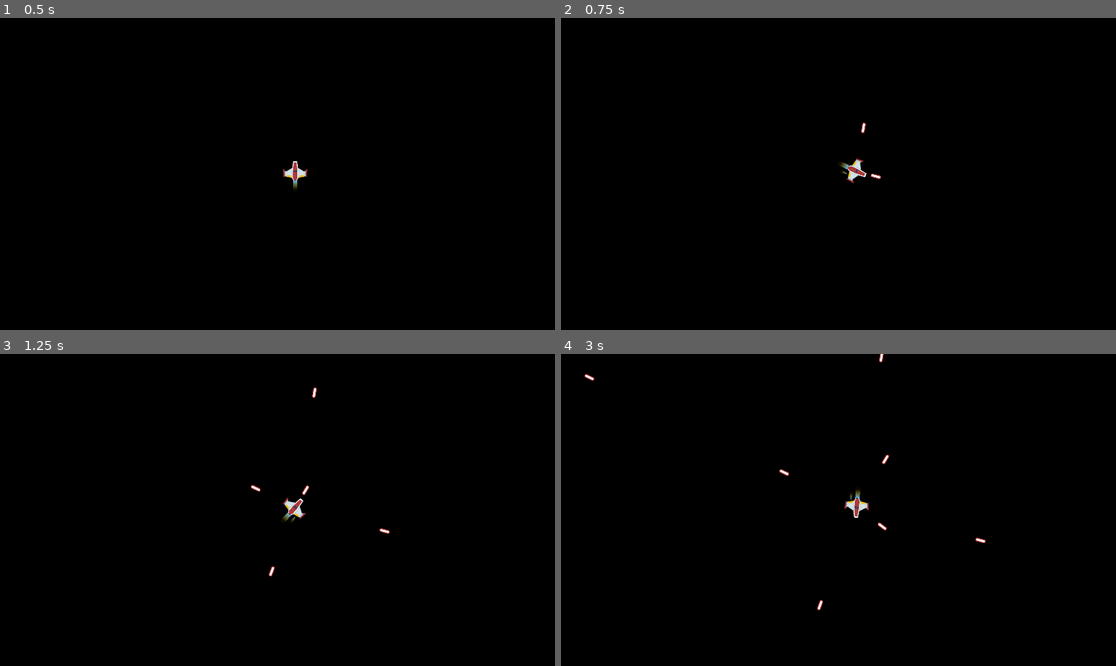
Above: before the commit, frames 1-4 (two rows, left to right).
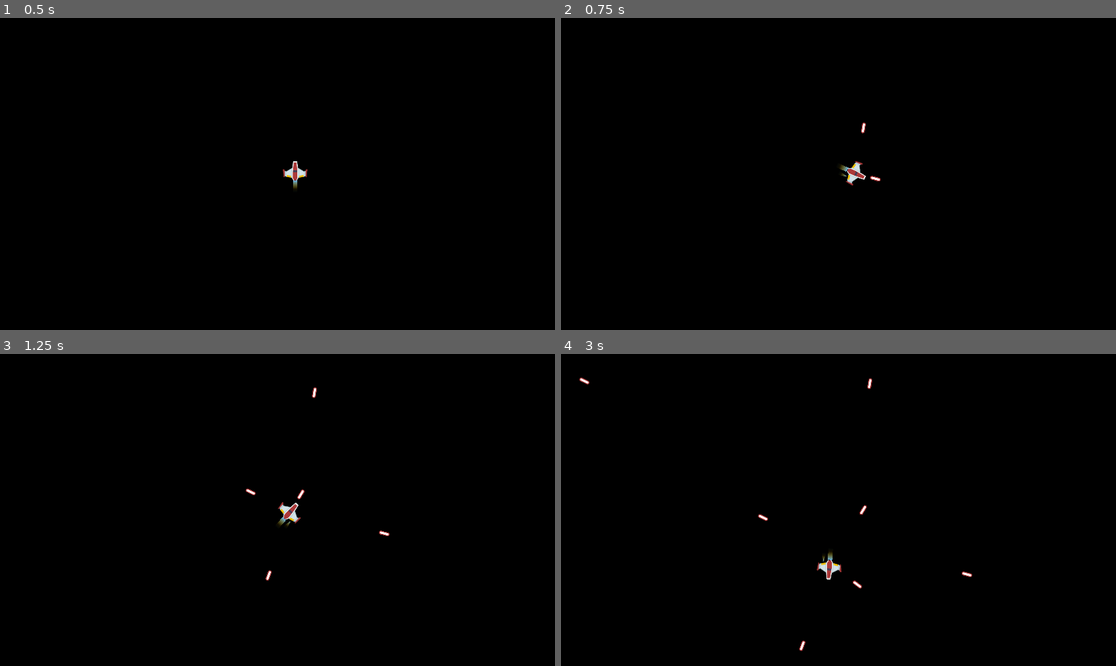
Above: after the commit, the same moments.

Repository: mandah0628/CMPT306_A2
Game: Godot game, scene res://Scenes/main.tscn
Two runs of this game, one before a commit and one after it. Both use one fixed random seed, a clock stepped at 60 frames per second and the inputs below.
Inputs:
- Up to frame 1 (0.5 s): no input
- Up to frame 2 (0.75 s): tap Enter at 0.5 s; hold Right (move_right) from 0.53 s (still down); hold Space (fire) from 0.53 s (still down)
- Up to frame 3 (1.25 s): keep holding Right (move_right); keep holding Space (fire)
- Up to frame 4 (3 s): release Right (move_right) at 1.28 s; release Space (fire) at 1.28 s; hold Left (move_left) 1.28-2.03 s; tap Space (fire) at 1.35, 2.85 s; hold Space (fire) 2.03-2.78 s; hold Right (move_right) from 2.03 s (still down)

Frame 1 is identical in both runs. In frame 2, 0.2% of the frame differs, in the area x 50-58%, y 44-54%; in frame 3, 0.4%; in frame 4, 0.7%, in the area x 3-77%, y 0-96%.

Commit message:
ship now moves backward if it shoots a laser

Diff:
--- a/Scripts/player.gd
+++ b/Scripts/player.gd
@@ -4,6 +4,8 @@
 var rotation_speed = 10.0
 var max_speed = 300.0
 var ship_velocity = Vector2.ZERO
+var recoil = 50.0
+var collision = 100.0
 
 #Animation variables
 @onready var left_thruster = $LeftThruster
@@ -25,6 +27,8 @@
 func _ready():
 	screen_size = get_viewport_rect().size
 
+
+
 func _process(delta):
 	if Input.is_action_pressed("fire"):
 		if !overheat:
@@ -32,6 +36,8 @@
 			fire_laser()
 			await get_tree().create_timer(0.15).timeout
 			overheat = false
+
+
 
 func _physics_process(delta):
 	#Controls for turning left
@@ -54,6 +60,14 @@
 	#Changes the ship position
 	position += ship_velocity * delta
 
+
+	if Input.is_action_pressed("fire"):
+		if !overheat:
+			overheat = true
+			fire_laser()
+			await get_tree().create_timer(0.15).timeout
+			overheat = false
+
 #Function to display the thruster animations
 func show_thruster(thruster: Sprite2D):
 	thruster.visible = true
@@ -65,6 +79,8 @@
 	elif thruster == right_thruster:
 		left_thruster.visible = false
 
+
+
 #Function to remove the thruster animation
 func hide_thrusters():
 	if frame_count > 0:
@@ -74,13 +90,21 @@
 		right_thruster.visible = false
 
 
+
+
 #Function to fire the laser from the ship
 func fire_laser():
+	var forward_direction = Vector2(0, -1).rotated(rotation)
+	var backward_force = forward_direction * -recoil
+	ship_velocity += backward_force
+
 	var laser_instance = laser_scene.instantiate()
 
 	laser_instance.global_position = muzzle.global_position
 	laser_instance.rotation = rotation
 	emit_signal("laser_shot", laser_instance)
+
+
 
 
 func screen_wrap():
